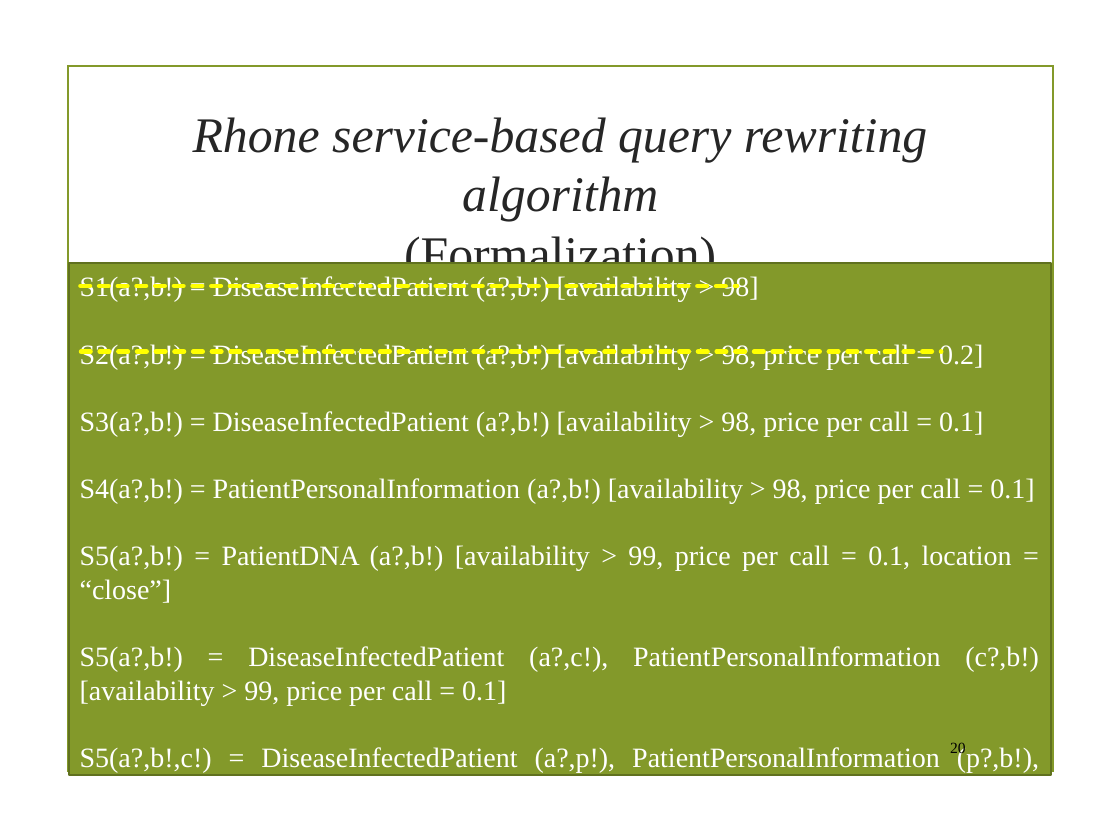
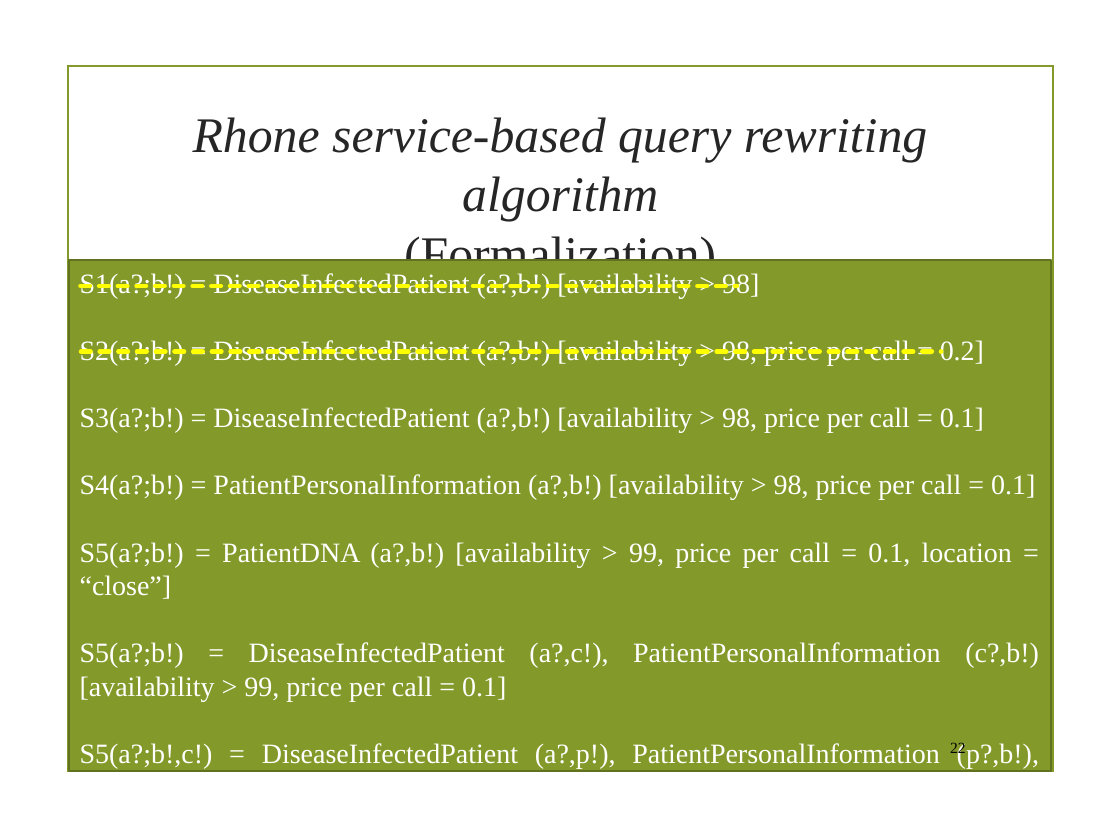
Before and after one commit to danielboni/DanielCarvalho-PhD, a slide deck: slide 22 of Presentations/Magellan/SI presentation 040216.pptx (slide 20 before the commit). Drawn at 1120x840 pixels with LibreOffice and Linux fonts; fonts in the diff are those of the drawing; background and template pictures are left out. Boxes give left, top, right and bottom in pixels: in the first picture for what was removed or moved away, otherwise in the second. Text is boxed around its words. In the diff, an @@ line names an element or a change of style, - is before the commit and + after.

```diff
--- a/Presentations/Magellan/SI presentation 040216.pptx
+++ b/Presentations/Magellan/SI presentation 040216.pptx
@@ text in rectangle at [80, 273, 1039, 769]: text changed @@
-S1(a?,b!) = DiseaseInfectedPatient (a?,b!) [availability > 98]
-S2(a?,b!) = DiseaseInfectedPatient (a?,b!) [availability > 98, price per call = 0.2]
-S3(a?,b!) = DiseaseInfectedPatient (a?,b!) [availability > 98, price per call = 0.1]
-S4(a?,b!) = PatientPersonalInformation (a?,b!) [availability > 98, price per call = 0.1]
-S5(a?,b!) = PatientDNA (a?,b!) [availability > 99, price per call = 0.1, location = “close”]
-S5(a?,b!) = DiseaseInfectedPatient (a?,c!), PatientPersonalInformation (c?,b!) [availability > 99, price per call = 0.1]
-S5(a?,b!,c!) = DiseaseInfectedPatient (a?,p!), PatientPersonalInformation (p?,b!), PatientDNA (p?,c!) [availability > 99, price per call = 0.7]
+S1(a?;b!) = DiseaseInfectedPatient (a?,b!) [availability > 98]
+S2(a?;b!) = DiseaseInfectedPatient (a?,b!) [availability > 98, price per call = 0.2]
+S3(a?;b!) = DiseaseInfectedPatient (a?,b!) [availability > 98, price per call = 0.1]
+S4(a?;b!) = PatientPersonalInformation (a?,b!) [availability > 98, price per call = 0.1]
+S5(a?;b!) = PatientDNA (a?,b!) [availability > 99, price per call = 0.1, location = “close”]
+S5(a?;b!) = DiseaseInfectedPatient (a?,c!), PatientPersonalInformation (c?,b!) [availability > 99, price per call = 0.1]
+S5(a?;b!,c!) = DiseaseInfectedPatient (a?,p!), PatientPersonalInformation (p?,b!), PatientDNA (p?,c!) [availability > 99, price per call = 0.7]
@@ page number at [950, 742, 966, 756]: text changed @@
-20
+22
```
Also in this commit, not shown: 15 other slides changed, 4 slides added, 2 slides removed, 4 other files.
